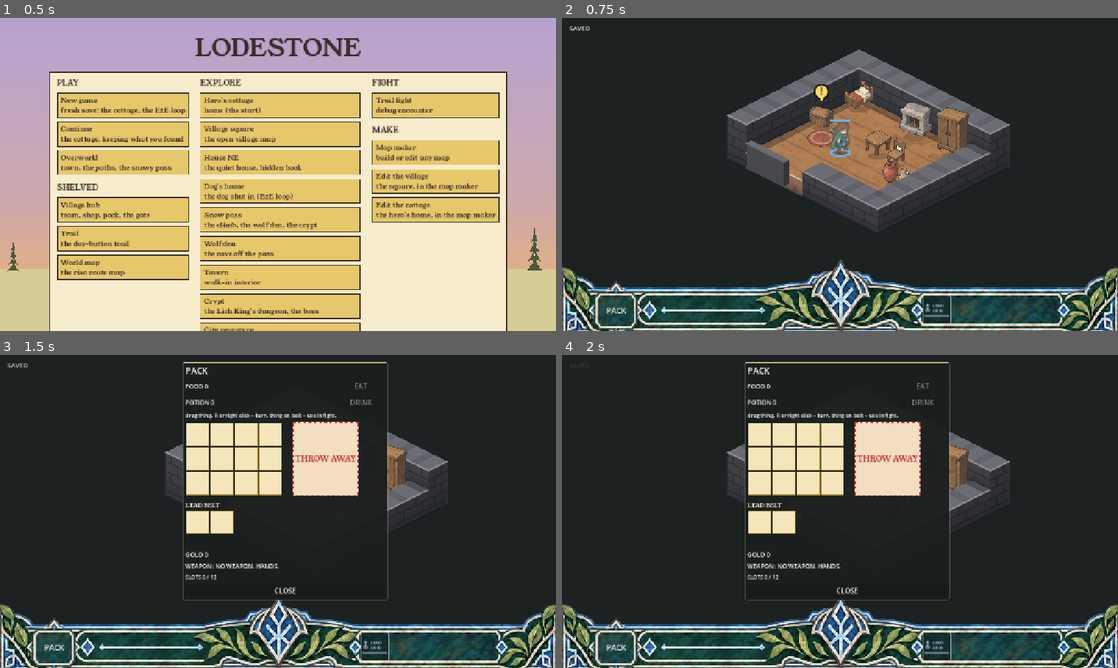
Above: before the commit, frames 1-4 (two rows, left to right).
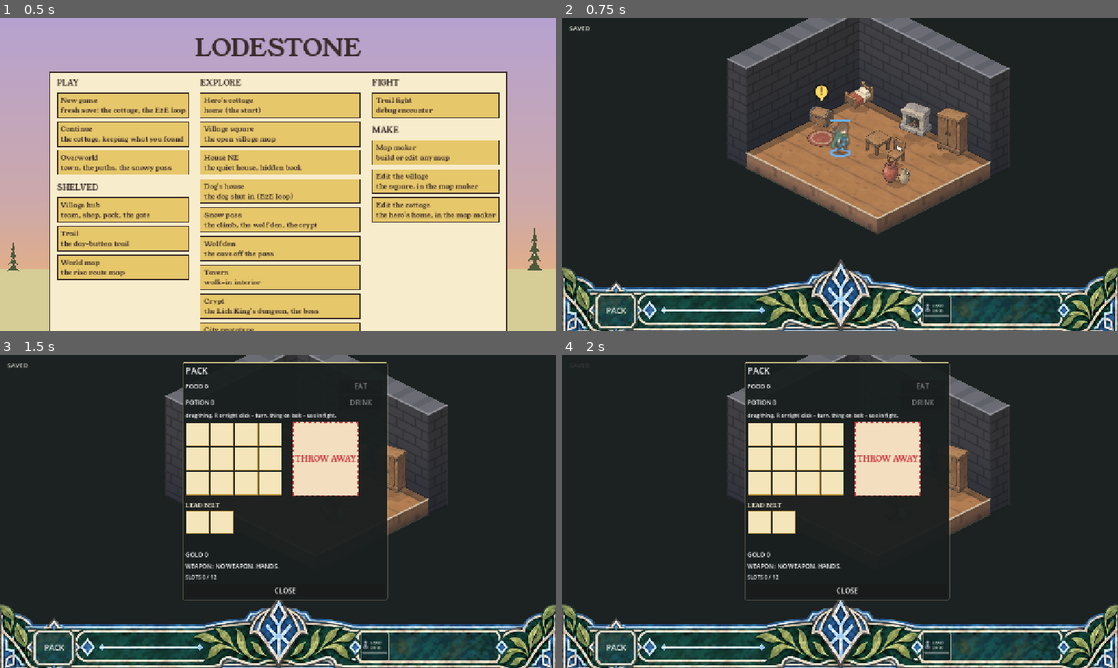
Above: after the commit, the same moments.

Repository: BrandonSigil/lodestone
Game: Godot game, scene res://scenes/launch.tscn
Same seed, same stepped clock (60 frames per second), same inputs: the game is played once before the commit and once after it.
Inputs:
- Up to frame 1 (0.5 s): no input
- Up to frame 2 (0.75 s): click "Hero's cottage home (the star…" at 0.5 s
- Up to frame 3 (1.5 s): click "PACK" at 1.25 s
- Up to frame 4 (2 s): no input

Frame 1 is identical in both runs. In frame 2, 13% of the frame differs, in the area x 29-81%, y 0-69%; in frame 3, 3.7%; in frame 4, 3.7%.

Commit message:
Interiors: walls only along the back of the room, three times taller
Brandon: the cottage had thick walls round its right front, and the back walls should
read as real walls. The walls rule opened a front wall into floor only when a doorway
sat in its own line, so the builder now leaves interior front edges as plain floor.
Maps take wall_tall (ExploreMap, shape_walls' new tall argument); interiors set 9, three
times the default 3 the crypt and the den keep.

Co-Authored-By: Claude Opus 5.5 <noreply@anthropic.com>

Diff:
--- a/game/data/explore/home.json
+++ b/game/data/explore/home.json
@@ -4,6 +4,7 @@
  "strangeness": 0.0,
  "view": 0,
  "walls": true,
+ "wall_tall": 9,
  "turn": false,
  "fog": true,
  "grid": {
@@ -11,21 +12,21 @@
   "h": 7,
   "terrain": [
    "rrrrrrrr",
-   "rssssssr",
-   "rssssssr",
-   "rssssssr",
-   "rssssssr",
-   "rssssssr",
-   "rrrsrrrr"
+   "rsssssss",
+   "rsssssss",
+   "rsssssss",
+   "rsssssss",
+   "rsssssss",
+   "rsssssss"
   ],
   "heights": [
-   "33333332",
-   "31111112",
-   "31111112",
-   "31111112",
-   "31111112",
-   "31111112",
-   "32212222"
+   "33333333",
+   "31111111",
+   "31111111",
+   "31111111",
+   "31111111",
+   "31111111",
+   "31111111"
   ],
   "props": [
    {
--- a/game/data/explore/house_dog.json
+++ b/game/data/explore/house_dog.json
@@ -4,6 +4,7 @@
  "strangeness": 0.0,
  "view": 0,
  "walls": true,
+ "wall_tall": 9,
  "turn": false,
  "fog": true,
  "grid": {
@@ -11,21 +12,21 @@
   "h": 7,
   "terrain": [
    "rrrrrrrr",
-   "rssssssr",
-   "rssssssr",
-   "rssssssr",
-   "rssssssr",
-   "rssssssr",
-   "rrrsrrrr"
+   "rsssssss",
+   "rsssssss",
+   "rsssssss",
+   "rsssssss",
+   "rsssssss",
+   "rsssssss"
   ],
   "heights": [
-   "33333332",
-   "31111112",
-   "31111112",
-   "31111112",
-   "31111112",
-   "31111112",
-   "32212222"
+   "33333333",
+   "31111111",
+   "31111111",
+   "31111111",
+   "31111111",
+   "31111111",
+   "31111111"
   ],
   "props": [
    {
--- a/game/data/explore/house_ne.json
+++ b/game/data/explore/house_ne.json
@@ -4,6 +4,7 @@
  "strangeness": 0.0,
  "view": 0,
  "walls": true,
+ "wall_tall": 9,
  "turn": false,
  "fog": true,
  "grid": {
@@ -11,25 +12,25 @@
   "h": 9,
   "terrain": [
    "rrrrrrrrrrr",
-   "rsssssrsssr",
-   "rsssssrsssr",
-   "rsssssrsssr",
-   "rsssssrsssr",
-   "rsssssrsssr",
-   "rsssssssssr",
-   "rsssssrsssr",
-   "rrrsrrrrrrr"
+   "rsssssrssss",
+   "rsssssrssss",
+   "rsssssrssss",
+   "rsssssrssss",
+   "rsssssrssss",
+   "rssssssssss",
+   "rsssssrssss",
+   "rsssssrssss"
   ],
   "heights": [
-   "33333333332",
-   "31111131112",
-   "31111131112",
-   "31111131112",
-   "31111131112",
-   "31111131112",
-   "31111111112",
-   "31111131112",
-   "32212222222"
+   "33333333333",
+   "31111131111",
+   "31111131111",
+   "31111131111",
+   "31111131111",
+   "31111131111",
+   "31111111111",
+   "31111131111",
+   "31111121111"
   ],
   "props": [
    {
--- a/game/data/explore/tavern.json
+++ b/game/data/explore/tavern.json
@@ -4,6 +4,7 @@
  "strangeness": 0.0,
  "view": 0,
  "walls": true,
+ "wall_tall": 9,
  "turn": false,
  "fog": true,
  "grid": {
@@ -11,29 +12,29 @@
   "h": 11,
   "terrain": [
    "rrrrrrrrrrrr",
-   "rssssssssssr",
-   "rssssssssssr",
-   "rssssssssssr",
-   "rssssssssssr",
-   "rssssssssssr",
-   "rssssssssssr",
-   "rssssssssssr",
-   "rssssssssssr",
-   "rssssssssssr",
-   "rrrsrrrrrrrr"
+   "rsssssssssss",
+   "rsssssssssss",
+   "rsssssssssss",
+   "rsssssssssss",
+   "rsssssssssss",
+   "rsssssssssss",
+   "rsssssssssss",
+   "rsssssssssss",
+   "rsssssssssss",
+   "rsssssssssss"
   ],
   "heights": [
-   "333333333332",
-   "311111111112",
-   "311111111112",
-   "311111111112",
-   "311111111112",
-   "311111111112",
-   "311111111112",
-   "311111111112",
-   "311111111112",
-   "311111111112",
-   "322122222222"
+   "333333333333",
+   "311111111111",
+   "311111111111",
+   "311111111111",
+   "311111111111",
+   "311111111111",
+   "311111111111",
+   "311111111111",
+   "311111111111",
+   "311111111111",
+   "311111111111"
   ],
   "props": [
    {
--- a/game/scripts/explore/explore_map.gd
+++ b/game/scripts/explore/explore_map.gd
@@ -15,6 +15,7 @@
 var fog := true  ## false shows every cell from the start (the village): no fog of war
 var walls := false  ## rock is plain gray walls: tall along the back, half height in front (dungeons, interiors)
 var outdoors: Array = []  ## zones (set names) that are outside on a walls map: natural rock, a tree line at the edge
+var wall_tall := 0  ## on a walls map, back walls stand this many levels over the floor (0: ExploreRules.WALL_TALL; interiors 9)
 var start: Array[Vector2i] = []  ## party cells, leader first
 ## [{"id", "event", "sight", "loot", "boss": a boss fight (more XP), "end": beating it ends the E2E test,
 ##   "units": [{"id": class id, "cell": Vector2i}]}]
@@ -54,6 +55,7 @@
 	m.fog = bool(d.get("fog", true))
 	m.walls = bool(d.get("walls", false))
 	m.outdoors = Array(d.get("outdoors", []))
+	m.wall_tall = int(d.get("wall_tall", 0))
 	for c in d.get("start", []):
 		m.start.append(_cell(c))
 	for g: Dictionary in d.get("groups", []):
--- a/game/scripts/explore/explore_rules.gd
+++ b/game/scripts/explore/explore_rules.gd
@@ -157,8 +157,9 @@
 ## `outdoors` ([USER] 2026-10-29): zones that are outside, not interior. Their rock between two floors stays
 ## natural rock; their edge rock is void, so the forest skirt's tree line frames the area, except a back edge
 ## facing a pocket the world's edge doesn't reach (the space between buildings), which is a tall wall.
+## `tall`: how many levels a back wall stands over its floor (a map's wall_tall; interiors stand them higher).
 ## Returns {"walls": rock cells drawn as walls, "rims": front-edge floor cells}.
-static func shape_walls(grid: CombatGrid, front: Array, outdoors := []) -> Dictionary:
+static func shape_walls(grid: CombatGrid, front: Array, outdoors := [], tall := WALL_TALL) -> Dictionary:
 	var f0: Vector2i = front[0]
 	var f1: Vector2i = front[1]
 	var back: Array[Vector2i] = [-f0, -f1, -f0 - f1]
@@ -189,12 +190,12 @@
 			if outside:
 				var pocket := behind < 0 and not STEPS.any(func(d: Vector2i) -> bool: return world.has(c + d))
 				if pocket:
-					heights[c] = floor_h + WALL_TALL
+					heights[c] = floor_h + tall
 				elif behind < 0 or _open_front(grid, c, f0, f1):
 					mass.append(c)
 				continue
 			if behind < 0:
-				heights[c] = floor_h + WALL_TALL
+				heights[c] = floor_h + tall
 			elif _open_front(grid, c, f0, f1):
 				rims[c] = c + back[behind]
 			else:
--- a/game/scripts/explore/explore_scene.gd
+++ b/game/scripts/explore/explore_scene.gd
@@ -125,7 +125,8 @@
 		elif t.kind == "door" or t.kind == "rubble":
 			grid.set_terrain(t.cell, CombatGrid.T.RUIN)  # shut until opened
 	if map.walls:  # after the doors shut, so no front edge opens a way round one
-		var shaped := ExploreRules.shape_walls(grid, [board.front_dir(false), board.front_dir(true)], map.outdoors)
+		var shaped := ExploreRules.shape_walls(grid, [board.front_dir(false), board.front_dir(true)], map.outdoors,
+			map.wall_tall if map.wall_tall > 0 else ExploreRules.WALL_TALL)
 		board.wall_cells = shaped.walls
 		board.rims = shaped.rims
 
Not shown, changed: docs/decisions.md
Not shown, changed: docs/systems/explore.md
Not shown, changed: tools/explore/build_village.py
